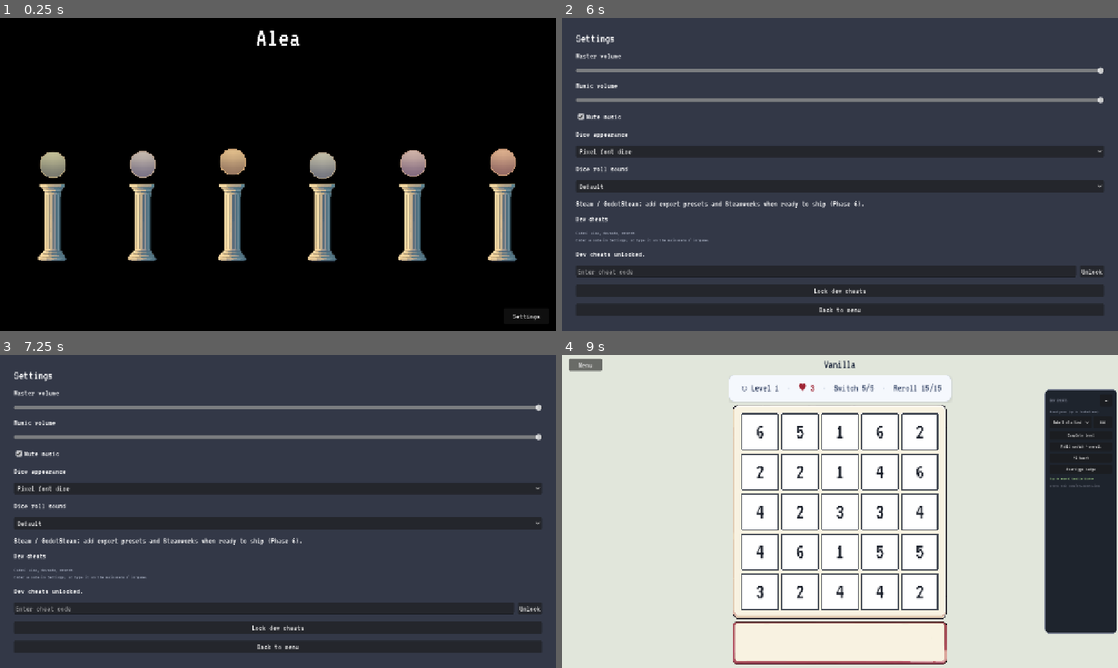
Above: before the commit, frames 1-4 (two rows, left to right).
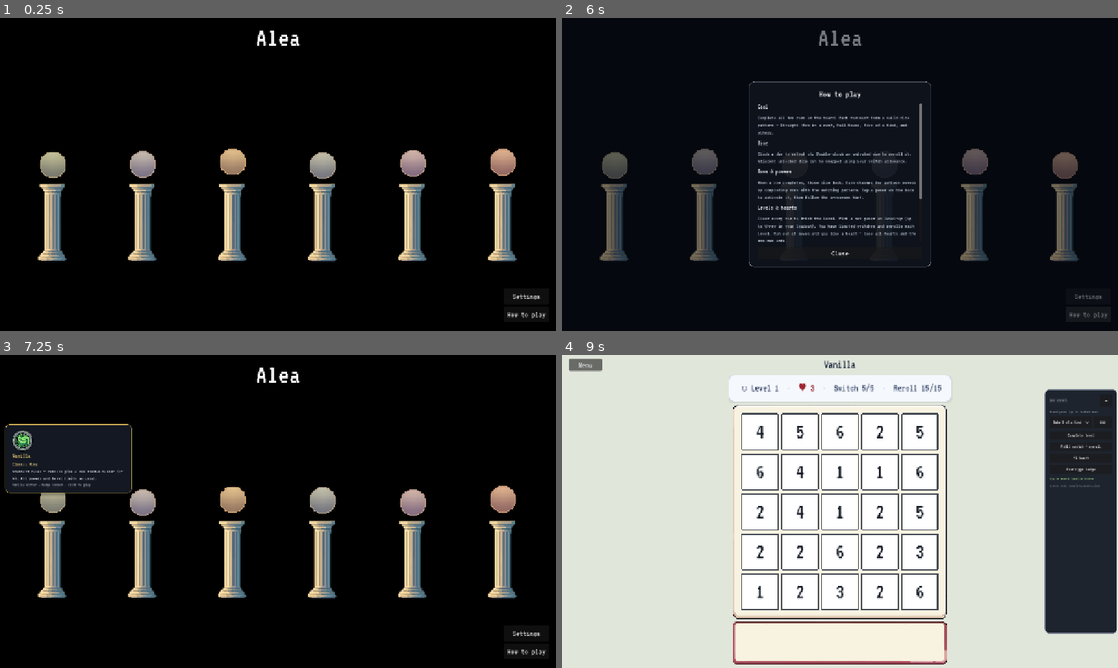
Above: after the commit, the same moments.

Repository: ming33333/Alea-Godot
Game: Godot game, scene res://scenes/main_menu.tscn
Two runs of this game, one before a commit and one after it. Both use one fixed random seed, a clock stepped at 60 frames per second and the inputs below. Video files are missing from this copy of the repository; at most half a second of black plays in their place. Sound files missing from this copy of the repository are replaced by a short silence.
Inputs (mouse positions are in pixels of both pictures, inside the frame that each line leads up to):
- Up to frame 1 (0.25 s): no input
- Up to frame 2 (6 s): click "Settings" at 0.5 s; click "Mute music" at 1.25 s; click "Pixel font dice" at 2 s; click "Default" at 2.75 s; click "Unlock" at 3.5 s; click "Lock dev cheats" at 4.25 s; click "Back to menu" at 5 s; click (1090, 315) at 5.75 s, where only the run after the commit has a clickable "How to play"
- Up to frame 3 (7.25 s): click (50, 498) at 6.52 s
- Up to frame 4 (9 s): click (706, 502) at 7.27 s; click "Back to menu" (after the commit: "Menu") at 8 s; click (612, 502) at 8.77 s

The runs differ from the first frame. In frame 1, 0.1% of the frame differs, in the area x 91-99%, y 88-97%; in frame 2, 94%; in frame 3, 99%, in the area x 0-100%, y 0-100%; in frame 4, 0.8%.

Commit message:
update menu add how to play

Diff:
--- /dev/null
+++ b/data/how_to_play.json
@@ -0,0 +1,28 @@
+{
+  "sections": [
+    {
+      "heading": "Goal",
+      "text": "Complete all five rows on the board. Each row must form a valid dice pattern — Straight (five in a row), Full House, Five of a Kind, and others."
+    },
+    {
+      "heading": "Dice",
+      "text": "Click a die to select it. Double-click an unlocked die to reroll it. Adjacent unlocked dice can be swapped using your switch allowance."
+    },
+    {
+      "heading": "Rows & powers",
+      "text": "When a row completes, those dice lock. Earn charges for pattern powers by completing rows with the matching pattern. Tap a power on the dock to activate it, then follow the on-screen hint."
+    },
+    {
+      "heading": "Levels & hearts",
+      "text": "Clear every row to finish the level. Pick a new power on level-up (up to three in your loadout). You have limited switches and rerolls each level. Run out of moves and you lose a heart — lose all hearts and the gym run ends."
+    },
+    {
+      "heading": "Gyms",
+      "text": "Each gym orb on the map changes the rules — ordered rerolls, safari countdowns, tighter loadouts, and more. Hover an orb to read its rules. Earn that gym's badge by beating level 8."
+    },
+    {
+      "heading": "Championship",
+      "text": "Collect every gym badge to unlock the portal. Pick three powers, then beat three special opponents in a row to become Dice Champion."
+    }
+  ]
+}
--- a/scenes/main_menu.tscn
+++ b/scenes/main_menu.tscn
@@ -25,6 +25,22 @@
 content_margin_right = 12.0
 content_margin_bottom = 10.0
 
+[sub_resource type="StyleBoxFlat" id="StyleBoxFlat_how_to_play"]
+bg_color = Color(0.06, 0.08, 0.12, 0.82)
+border_width_left = 1
+border_width_top = 1
+border_width_right = 1
+border_width_bottom = 1
+border_color = Color(0.55, 0.58, 0.65, 0.55)
+corner_radius_top_left = 12
+corner_radius_top_right = 12
+corner_radius_bottom_right = 12
+corner_radius_bottom_left = 12
+content_margin_left = 16.0
+content_margin_top = 14.0
+content_margin_right = 16.0
+content_margin_bottom = 14.0
+
 [node name="MainMenu" type="Control"]
 layout_mode = 3
 anchors_preset = 15
@@ -210,7 +226,7 @@
 layout_mode = 2
 text = "👑 Champion"
 
-[node name="SettingsBtn" type="Button" parent="."]
+[node name="MenuActions" type="VBoxContainer" parent="."]
 z_index = 4
 layout_mode = 1
 anchors_preset = 3
@@ -219,12 +235,24 @@
 anchor_right = 1.0
 anchor_bottom = 1.0
 offset_left = -120.0
-offset_top = -52.0
+offset_top = -98.0
 offset_right = -16.0
 offset_bottom = -16.0
 grow_horizontal = 0
 grow_vertical = 0
+theme_override_constants/separation = 6
+
+[node name="SettingsBtn" type="Button" parent="MenuActions"]
+unique_name_in_owner = true
+layout_mode = 2
+custom_minimum_size = Vector2(104, 36)
 text = "Settings"
+
+[node name="HowToPlayBtn" type="Button" parent="MenuActions"]
+unique_name_in_owner = true
+layout_mode = 2
+custom_minimum_size = Vector2(104, 36)
+text = "How to play"
 
 [node name="VBox" type="VBoxContainer" parent="Margin"]
 layout_mode = 2
@@ -296,6 +324,76 @@
 theme_override_colors/font_color = Color(0.65, 0.68, 0.75, 1)
 theme_override_font_sizes/font_size = 10
 text = "Badge · drag to move · click to play"
+
+[node name="HowToPlayOverlay" type="Control" parent="."]
+unique_name_in_owner = true
+visible = false
+z_index = 35
+layout_mode = 1
+anchors_preset = 15
+anchor_right = 1.0
+anchor_bottom = 1.0
+grow_horizontal = 2
+grow_vertical = 2
+mouse_filter = 2
+
+[node name="Backdrop" type="ColorRect" parent="HowToPlayOverlay"]
+layout_mode = 1
+anchors_preset = 15
+anchor_right = 1.0
+anchor_bottom = 1.0
+grow_horizontal = 2
+grow_vertical = 2
+mouse_filter = 0
+color = Color(0.04, 0.06, 0.1, 0.55)
+
+[node name="Center" type="CenterContainer" parent="HowToPlayOverlay"]
+layout_mode = 1
+anchors_preset = 15
+anchor_right = 1.0
+anchor_bottom = 1.0
+grow_horizontal = 2
+grow_vertical = 2
+mouse_filter = 2
+
+[node name="Card" type="PanelContainer" parent="HowToPlayOverlay/Center"]
+custom_minimum_size = Vector2(420, 0)
+layout_mode = 2
+mouse_filter = 0
+theme_override_styles/panel = SubResource("StyleBoxFlat_how_to_play")
+
+[node name="CardMargin" type="MarginContainer" parent="HowToPlayOverlay/Center/Card"]
+layout_mode = 2
+theme_override_constants/margin_left = 4
+theme_override_constants/margin_top = 4
+theme_override_constants/margin_right = 4
+theme_override_constants/margin_bottom = 4
+
+[node name="CardVBox" type="VBoxContainer" parent="HowToPlayOverlay/Center/Card/CardMargin"]
+layout_mode = 2
+theme_override_constants/separation = 10
+
+[node name="Title" type="Label" parent="HowToPlayOverlay/Center/Card/CardMargin/CardVBox"]
+layout_mode = 2
+theme_override_font_sizes/font_size = 22
+text = "How to play"
+horizontal_alignment = 1
+
+[node name="Scroll" type="ScrollContainer" parent="HowToPlayOverlay/Center/Card/CardMargin/CardVBox"]
+custom_minimum_size = Vector2(0, 320)
+layout_mode = 2
+size_flags_vertical = 3
+horizontal_scroll_mode = 0
+
+[node name="HowToPlaySections" type="VBoxContainer" parent="HowToPlayOverlay/Center/Card/CardMargin/CardVBox/Scroll"]
+unique_name_in_owner = true
+layout_mode = 2
+size_flags_horizontal = 3
+theme_override_constants/separation = 10
+
+[node name="CloseBtn" type="Button" parent="HowToPlayOverlay/Center/Card/CardMargin/CardVBox"]
+layout_mode = 2
+text = "Close"
 
 [node name="ChampionCelebration" type="PanelContainer" parent="."]
 unique_name_in_owner = true
@@ -326,7 +424,10 @@
 text = "Continue"
 
 [connection signal="pressed" from="BadgeBlock/BadgeBoxWrap/BadgeBoxBtn" to="." method="_on_badge_box_pressed"]
-[connection signal="pressed" from="SettingsBtn" to="." method="_on_settings_pressed"]
+[connection signal="pressed" from="MenuActions/SettingsBtn" to="." method="_on_settings_pressed"]
+[connection signal="pressed" from="MenuActions/HowToPlayBtn" to="." method="_on_how_to_play_pressed"]
+[connection signal="gui_input" from="HowToPlayOverlay/Backdrop" to="." method="_on_how_to_play_backdrop_input"]
+[connection signal="pressed" from="HowToPlayOverlay/Center/Card/CardMargin/CardVBox/CloseBtn" to="." method="_on_how_to_play_close_pressed"]
 [connection signal="mouse_entered" from="ChampionPortal" to="." method="_on_championship_hover"]
 [connection signal="mouse_exited" from="ChampionPortal" to="." method="_on_championship_unhover"]
 [connection signal="pressed" from="ChampionPortal" to="." method="_on_championship_pressed"]
--- a/scenes/settings.tscn
+++ b/scenes/settings.tscn
@@ -32,69 +32,76 @@
 theme_override_constants/margin_right = 32
 theme_override_constants/margin_bottom = 32
 
-[node name="VBox" type="VBoxContainer" parent="Margin"]
+[node name="Scroll" type="ScrollContainer" parent="Margin"]
 layout_mode = 2
+size_flags_horizontal = 3
+size_flags_vertical = 3
+horizontal_scroll_mode = 0
+
+[node name="VBox" type="VBoxContainer" parent="Margin/Scroll"]
+layout_mode = 2
+size_flags_horizontal = 3
 theme_override_constants/separation = 16
 
-[node name="Title" type="Label" parent="Margin/VBox"]
+[node name="Title" type="Label" parent="Margin/Scroll/VBox"]
 layout_mode = 2
 theme_override_font_sizes/font_size = 28
 text = "Settings"
 
-[node name="VolumeLabel" type="Label" parent="Margin/VBox"]
+[node name="VolumeLabel" type="Label" parent="Margin/Scroll/VBox"]
 layout_mode = 2
 text = "Master volume"
 
-[node name="VolumeSlider" type="HSlider" parent="Margin/VBox"]
+[node name="VolumeSlider" type="HSlider" parent="Margin/Scroll/VBox"]
 unique_name_in_owner = true
 layout_mode = 2
 max_value = 1.0
 step = 0.05
 value = 1.0
 
-[node name="MusicVolumeLabel" type="Label" parent="Margin/VBox"]
+[node name="MusicVolumeLabel" type="Label" parent="Margin/Scroll/VBox"]
 layout_mode = 2
 text = "Music volume"
 
-[node name="MusicVolumeSlider" type="HSlider" parent="Margin/VBox"]
+[node name="MusicVolumeSlider" type="HSlider" parent="Margin/Scroll/VBox"]
 unique_name_in_owner = true
 layout_mode = 2
 max_value = 1.0
 step = 0.05
 value = 1.0
 
-[node name="MusicMute" type="CheckBox" parent="Margin/VBox"]
+[node name="MusicMute" type="CheckBox" parent="Margin/Scroll/VBox"]
 unique_name_in_owner = true
 layout_mode = 2
 text = "Mute music"
 
-[node name="DiceStyleLabel" type="Label" parent="Margin/VBox"]
+[node name="DiceStyleLabel" type="Label" parent="Margin/Scroll/VBox"]
 layout_mode = 2
 text = "Dice appearance"
 
-[node name="DiceStyleOption" type="OptionButton" parent="Margin/VBox"]
+[node name="DiceStyleOption" type="OptionButton" parent="Margin/Scroll/VBox"]
 unique_name_in_owner = true
 layout_mode = 2
 
-[node name="DiceSoundLabel" type="Label" parent="Margin/VBox"]
+[node name="DiceSoundLabel" type="Label" parent="Margin/Scroll/VBox"]
 layout_mode = 2
 text = "Dice roll sound"
 
-[node name="DiceSoundOption" type="OptionButton" parent="Margin/VBox"]
+[node name="DiceSoundOption" type="OptionButton" parent="Margin/Scroll/VBox"]
 unique_name_in_owner = true
 layout_mode = 2
 
-[node name="SteamNote" type="Label" parent="Margin/VBox"]
+[node name="SteamNote" type="Label" parent="Margin/Scroll/VBox"]
 layout_mode = 2
 autowrap_mode = 3
 text = "Steam / GodotSteam: add export presets and Steamworks when ready to ship (Phase 6)."
 
-[node name="CheatSection" type="Label" parent="Margin/VBox"]
+[node name="CheatSection" type="Label" parent="Margin/Scroll/VBox"]
 layout_mode = 2
 theme_override_font_sizes/font_size = 18
 text = "Dev cheats"
 
-[node name="CheatHint" type="Label" parent="Margin/VBox"]
+[node name="CheatHint" type="Label" parent="Margin/Scroll/VBox"]
 unique_name_in_owner = true
 layout_mode = 2
 theme_override_colors/font_color = Color(0.65, 0.68, 0.75, 1)
@@ -102,41 +109,41 @@
 autowrap_mode = 3
 text = "Codes in res://data/dev_cheats.json"
 
-[node name="CheatStatus" type="Label" parent="Margin/VBox"]
+[node name="CheatStatus" type="Label" parent="Margin/Scroll/VBox"]
 unique_name_in_owner = true
 layout_mode = 2
 autowrap_mode = 3
 text = "Status"
 
-[node name="CheatRow" type="HBoxContainer" parent="Margin/VBox"]
+[node name="CheatRow" type="HBoxContainer" parent="Margin/Scroll/VBox"]
 layout_mode = 2
 theme_override_constants/separation = 8
 
-[node name="CheatCodeInput" type="LineEdit" parent="Margin/VBox/CheatRow"]
+[node name="CheatCodeInput" type="LineEdit" parent="Margin/Scroll/VBox/CheatRow"]
 unique_name_in_owner = true
 layout_mode = 2
 size_flags_horizontal = 3
 placeholder_text = "Enter cheat code"
 secret = true
 
-[node name="CheatApply" type="Button" parent="Margin/VBox/CheatRow"]
+[node name="CheatApply" type="Button" parent="Margin/Scroll/VBox/CheatRow"]
 layout_mode = 2
 text = "Unlock"
 
-[node name="CheatLock" type="Button" parent="Margin/VBox"]
+[node name="CheatLock" type="Button" parent="Margin/Scroll/VBox"]
 layout_mode = 2
 text = "Lock dev cheats"
 
-[node name="Back" type="Button" parent="Margin/VBox"]
+[node name="Back" type="Button" parent="Margin/Scroll/VBox"]
 layout_mode = 2
 text = "Back to menu"
 
-[connection signal="value_changed" from="Margin/VBox/VolumeSlider" to="." method="_on_volume_changed"]
-[connection signal="value_changed" from="Margin/VBox/MusicVolumeSlider" to="." method="_on_music_volume_changed"]
-[connection signal="toggled" from="Margin/VBox/MusicMute" to="." method="_on_music_mute_toggled"]
-[connection signal="item_selected" from="Margin/VBox/DiceStyleOption" to="." method="_on_dice_style_selected"]
-[connection signal="item_selected" from="Margin/VBox/DiceSoundOption" to="." method="_on_dice_sound_selected"]
-[connection signal="pressed" from="Margin/VBox/CheatRow/CheatApply" to="." method="_on_cheat_apply_pressed"]
-[connection signal="pressed" from="Margin/VBox/CheatLock" to="." method="_on_cheat_lock_pressed"]
-[connection signal="text_submitted" from="Margin/VBox/CheatRow/CheatCodeInput" to="." method="_on_cheat_code_submitted"]
-[connection signal="pressed" from="Margin/VBox/Back" to="." method="_on_back"]
+[connection signal="value_changed" from="Margin/Scroll/VBox/VolumeSlider" to="." method="_on_volume_changed"]
+[connection signal="value_changed" from="Margin/Scroll/VBox/MusicVolumeSlider" to="." method="_on_music_volume_changed"]
+[connection signal="toggled" from="Margin/Scroll/VBox/MusicMute" to="." method="_on_music_mute_toggled"]
+[connection signal="item_selected" from="Margin/Scroll/VBox/DiceStyleOption" to="." method="_on_dice_style_selected"]
+[connection signal="item_selected" from="Margin/Scroll/VBox/DiceSoundOption" to="." method="_on_dice_sound_selected"]
+[connection signal="pressed" from="Margin/Scroll/VBox/CheatRow/CheatApply" to="." method="_on_cheat_apply_pressed"]
+[connection signal="pressed" from="Margin/Scroll/VBox/CheatLock" to="." method="_on_cheat_lock_pressed"]
+[connection signal="text_submitted" from="Margin/Scroll/VBox/CheatRow/CheatCodeInput" to="." method="_on_cheat_code_submitted"]
+[connection signal="pressed" from="Margin/Scroll/VBox/Back" to="." method="_on_back"]
--- /dev/null
+++ b/scripts/how_to_play_content.gd
@@ -0,0 +1,42 @@
+class_name HowToPlayContent
+extends RefCounted
+
+const PATH := "res://data/how_to_play.json"
+
+
+static func populate(container: VBoxContainer) -> void:
+	if container == null:
+		return
+	for child in container.get_children():
+		child.queue_free()
+	var file := FileAccess.open(PATH, FileAccess.READ)
+	if file == null:
+		push_warning("HowToPlayContent: missing %s" % PATH)
+		return
+	var parsed: Variant = JSON.parse_string(file.get_as_text())
+	file.close()
+	if not parsed is Dictionary:
+		push_warning("HowToPlayContent: invalid JSON in %s" % PATH)
+		return
+	for item in parsed.get("sections", []):
+		if not item is Dictionary:
+			continue
+		var section: Dictionary = item
+		var heading: String = str(section.get("heading", "")).strip_edges()
+		var body: String = str(section.get("text", "")).strip_edges()
+		if heading.is_empty() and body.is_empty():
+			continue
+		if not heading.is_empty():
+			var title := Label.new()
+			title.text = heading
+			title.add_theme_font_size_override("font_size", 15)
+			title.add_theme_color_override("font_color", Color(0.92, 0.94, 0.98))
+			container.add_child(title)
+		if not body.is_empty():
+			var text := Label.new()
+			text.text = body
+			text.autowrap_mode = TextServer.AUTOWRAP_WORD_SMART
+			text.size_flags_horizontal = Control.SIZE_EXPAND_FILL
+			text.add_theme_font_size_override("font_size", 13)
+			text.add_theme_color_override("font_color", Color(0.78, 0.82, 0.88))
+			container.add_child(text)
--- a/scripts/main_menu.gd
+++ b/scripts/main_menu.gd
@@ -37,6 +37,8 @@
 @onready var badges_row: HBoxContainer = %BadgesRow
 @onready var champion_badge: Label = %ChampionBadge
 @onready var celebration: PanelContainer = %ChampionCelebration
+@onready var how_to_play_overlay: Control = %HowToPlayOverlay
+@onready var how_to_play_sections: VBoxContainer = %HowToPlaySections
 @onready var gym_tooltip: PanelContainer = %GymTooltip
 @onready var tooltip_badge: TextureRect = %TooltipBadge
 @onready var tooltip_name: Label = %TooltipName
@@ -86,6 +88,9 @@
 	_layout_deck_pillars()
 	_badge_box_open = SaveService.is_badge_box_open()
 	_refresh_badges()
+	_populate_how_to_play()
+	if how_to_play_overlay:
+		how_to_play_overlay.visible = false
 	call_deferred("_refresh_champion_portal")
 	champion_badge.visible = SaveService.is_dice_champion()
 	celebration.visible = GameState.show_champion_celebration
@@ -597,7 +602,39 @@
 
 
 func _on_settings_pressed() -> void:
+	_hide_gym_tooltip()
+	_close_how_to_play()
 	SceneNav.go_to_settings()
+
+
+func _populate_how_to_play() -> void:
+	HowToPlayContent.populate(how_to_play_sections)
+
+
+func _on_how_to_play_pressed() -> void:
+	_hide_gym_tooltip()
+	if how_to_play_overlay == null:
+		return
+	how_to_play_overlay.visible = true
+	how_to_play_overlay.mouse_filter = Control.MOUSE_FILTER_STOP
+
+
+func _on_how_to_play_close_pressed() -> void:
+	_close_how_to_play()
+
+
+func _on_how_to_play_backdrop_input(event: InputEvent) -> void:
+	if event is InputEventMouseButton:
+		var mb := event as InputEventMouseButton
+		if mb.button_index == MOUSE_BUTTON_LEFT and mb.pressed:
+			_close_how_to_play()
+
+
+func _close_how_to_play() -> void:
+	if how_to_play_overlay == null:
+		return
+	how_to_play_overlay.visible = false
+	how_to_play_overlay.mouse_filter = Control.MOUSE_FILTER_IGNORE
 
 
 func _setup_river_background() -> void:
Not shown: 1 places in scenes/main_menu.tscn that only renumber resources
Not shown, added: scripts/how_to_play_content.gd.uid
